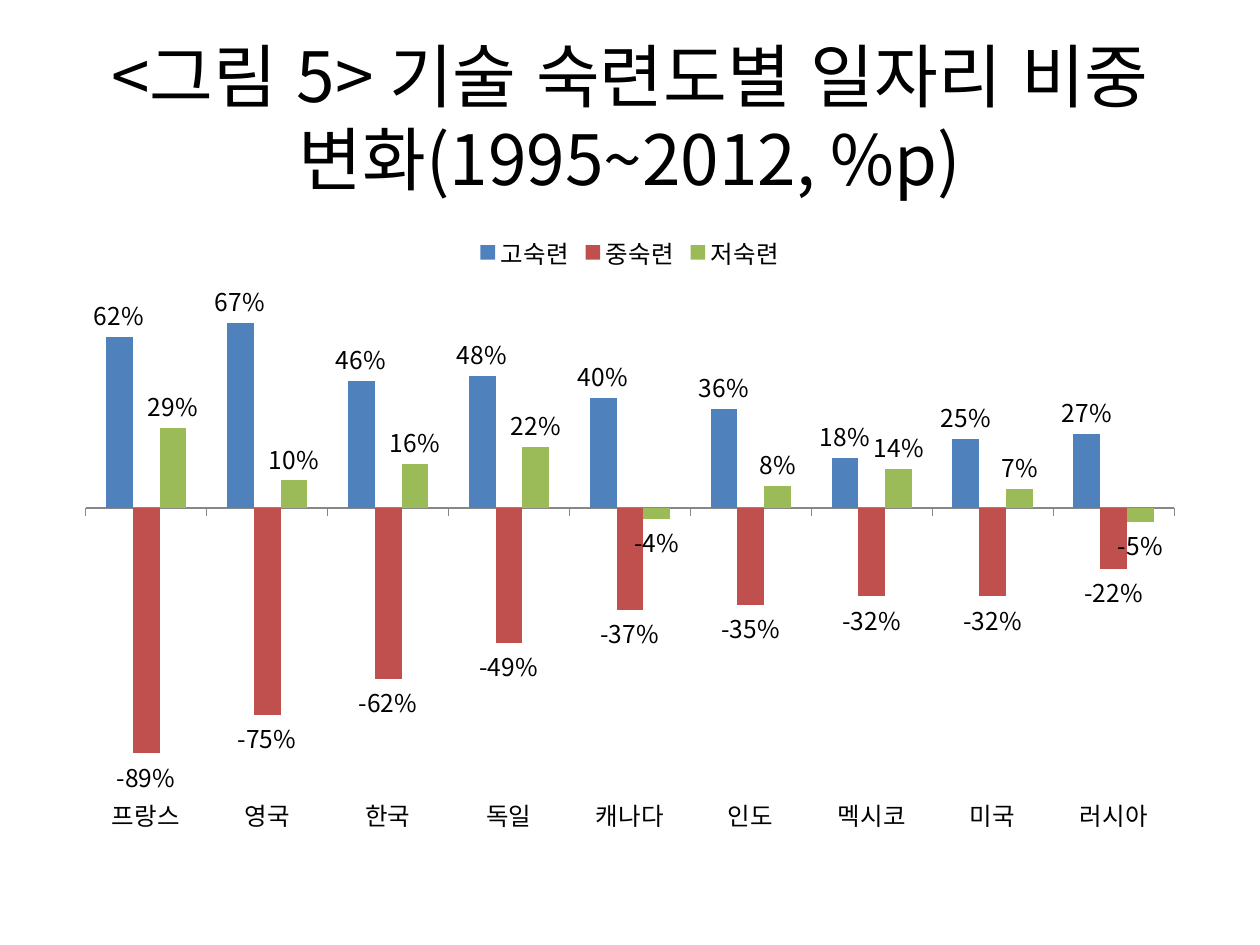
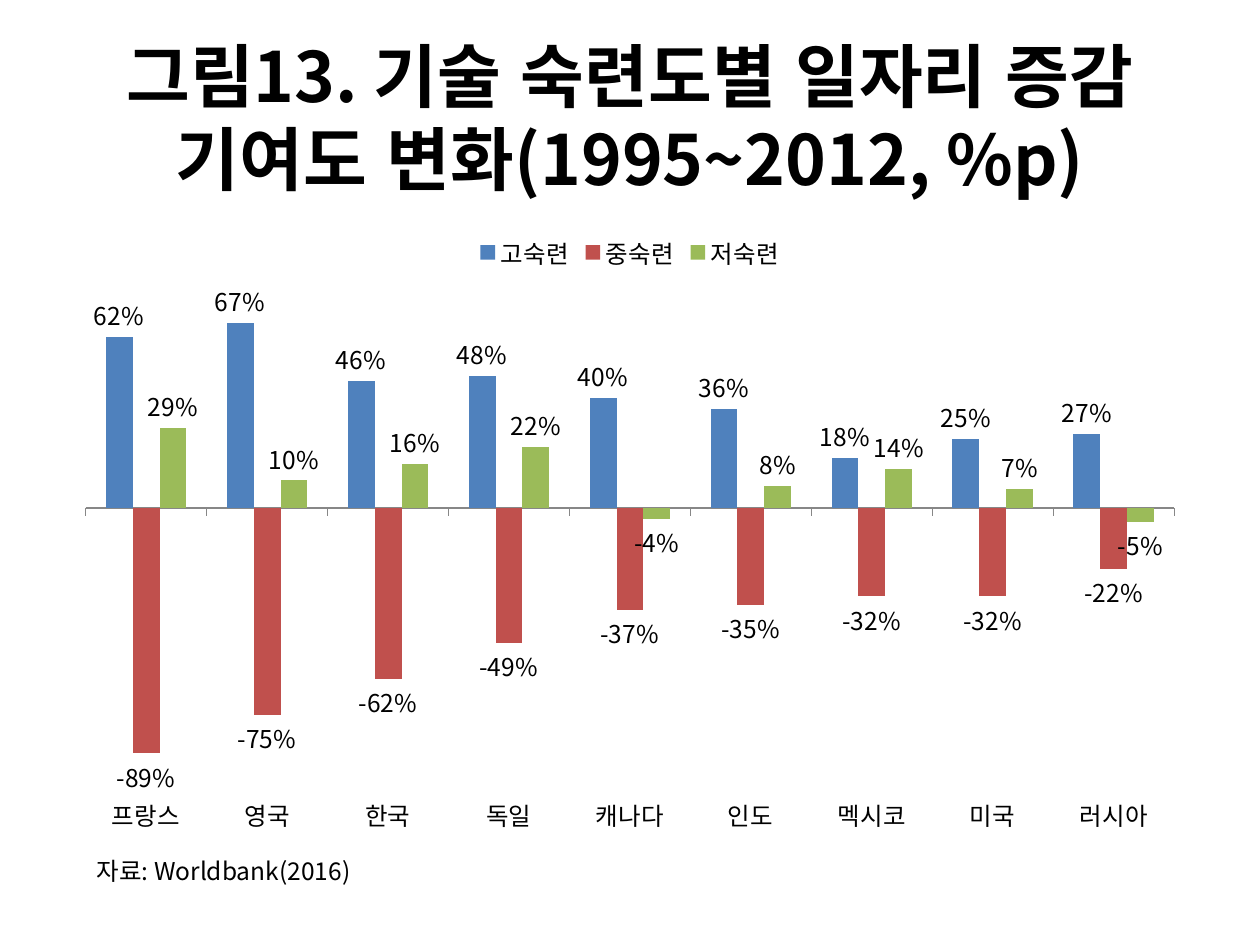
Before and after one commit to externalbrainlab/externalbrainlab.github.io, a slide deck: slide 13 of ppt/차트.pptx (slide 8 before the commit). Drawn at 1260x945 pixels with LibreOffice and Linux fonts; fonts in the diff are those of the drawing. Boxes give left, top, right and bottom in pixels: in the first picture for what was removed or moved away, otherwise in the second. Text is boxed around its words. In the diff, an @@ line names an element or a change of style, - is before the commit and + after.

```diff
--- a/ppt/차트.pptx
+++ b/ppt/차트.pptx
@@ title at [126,44,1134,200]: text changed; bold on @@
-<그림 5> 기술 숙련도별 일자리 비중 변화(1995~2012, %p)
+그림13. 기술 숙련도별 일자리 증감 기여도 변화(1995~2012, %p)
@@ text added at [97,859,350,885], 14 pt, text #000000 @@
+자료: Worldbank(2016)
```
Also in this commit, not shown: 9 other slides changed, 4 slides added, 9 other files.
